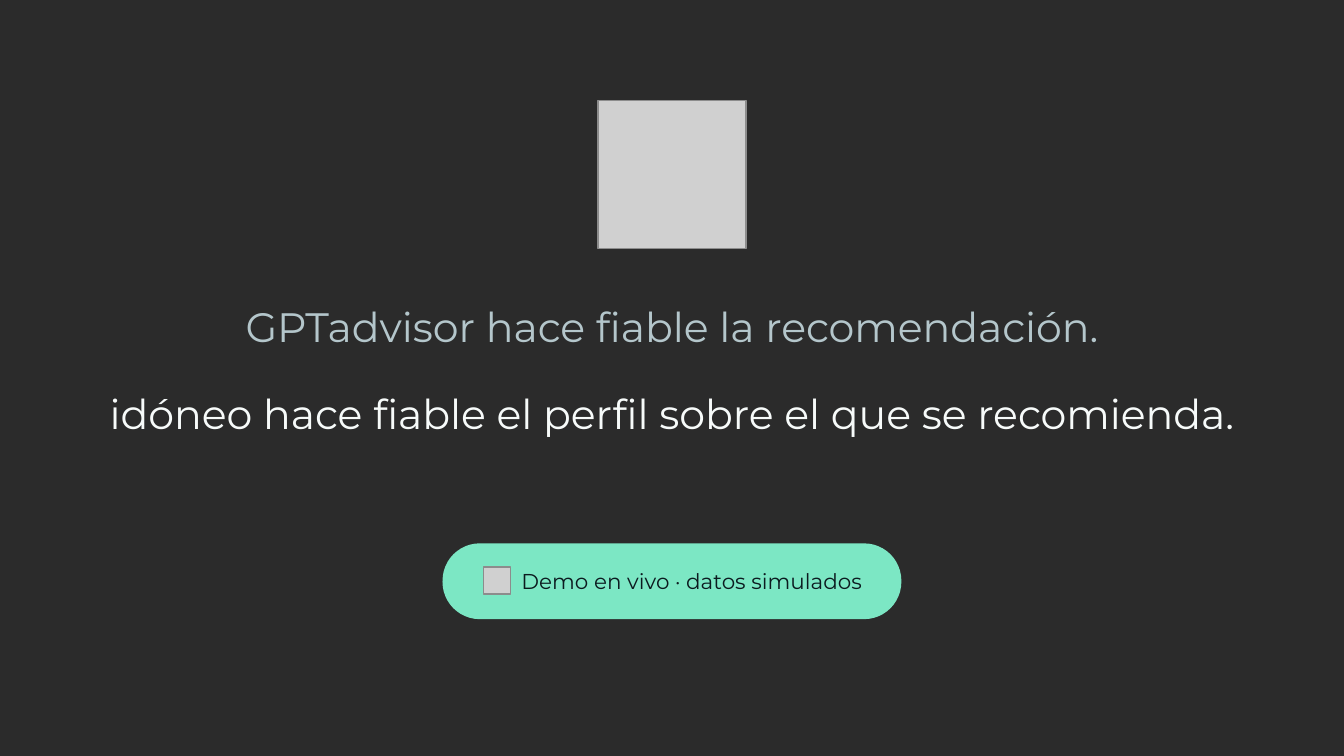
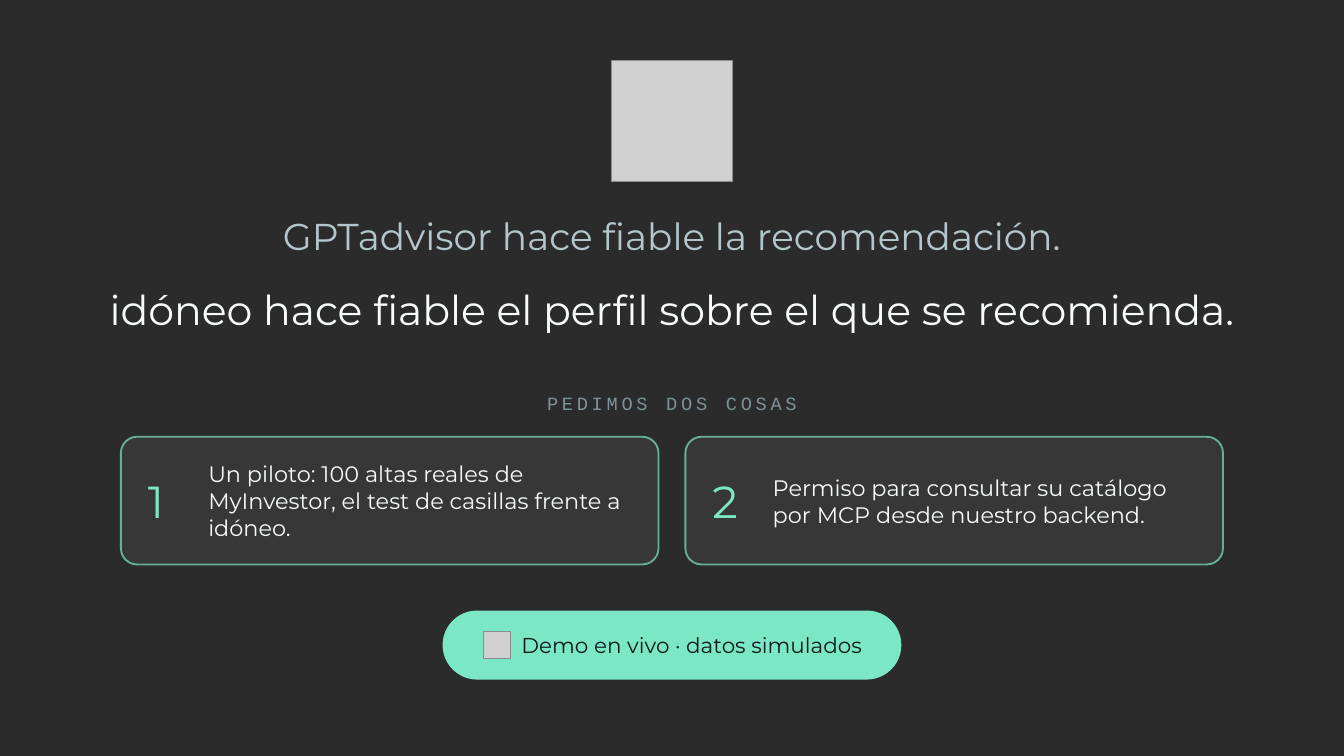
Before and after one commit to fernanrama/idoneo, a slide deck: slide 8 of entrega/Idoneo_presentacion.pptx (slide 7 before the commit). Drawn at 1344x756 pixels with LibreOffice and Linux fonts; fonts in the diff are those of the drawing; grey boxes stand for pictures; background and template pictures are left out; a plain dark background stands for a picture behind light text. Boxes give left, top, right and bottom in pixels: in the first picture for what was removed or moved away, otherwise in the second. Text is boxed around its words. In the diff, an @@ line names an element or a change of style, - is before the commit and + after.

```diff
--- a/entrega/Idoneo_presentacion.pptx
+++ b/entrega/Idoneo_presentacion.pptx
@@ picture resized from (x1=598, y1=101, x2=746, y2=249) to (x1=612, y1=60, x2=732, y2=181) @@
@@ text "GPTadvisor hace fiable la recomendación." moved from (x1=246, y1=311, x2=1098, y2=342) to (x1=283, y1=222, x2=1061, y2=250) @@
@@ text "GPTadvisor hace fiable la recomendación." at (x1=283, y1=222, x2=1061, y2=250): size 22 to 20 pt @@
@@ text "idóneo hace fiable el perfil ..." moved from (x1=110, y1=398, x2=1234, y2=437) to (x1=110, y1=294, x2=1234, y2=333) @@
@@ text added at (x1=547, y1=397, x2=797, y2=410), 10 pt, text #7E9399 @@
+PEDIMOS DOS COSAS
@@ rounded rectangle added at (x1=121, y1=437, x2=659, y2=564), fill #FFFFFF at 6% opacity, outline #7CE7C4 1 pt @@
@@ rounded rectangle added at (x1=685, y1=437, x2=1223, y2=564), fill #FFFFFF at 6% opacity, outline #7CE7C4 1 pt @@
@@ text added at (x1=208, y1=465, x2=620, y2=536), 12 pt, text #F7FBFA @@
+Un piloto: 100 altas reales de MyInvestor, el test de casillas frente a idóneo.
@@ text added at (x1=773, y1=479, x2=1166, y2=528), 12 pt, text #F7FBFA @@
+Permiso para consultar su catálogo por MCP desde nuestro backend.
@@ text added at (x1=148, y1=486, x2=164, y2=518), 24 pt, text #7CE7C4 @@
+1
@@ text added at (x1=712, y1=486, x2=737, y2=518), 24 pt, text #7CE7C4 @@
+2
@@ rounded rectangle resized from (x1=444, y1=544, x2=900, y2=618) to (x1=444, y1=612, x2=900, y2=679) @@
@@ rounded rectangle at (x1=444, y1=612, x2=900, y2=679): proportions changed @@
@@ text "Demo en vivo · datos ..." moved from (x1=521, y1=573, x2=862, y2=589) to (x1=521, y1=637, x2=862, y2=653) @@
@@ picture moved from (x1=484, y1=567, x2=511, y2=594) to (x1=484, y1=632, x2=511, y2=659) @@
```
Also in this commit, not shown: 2 slides added, 1 other file.
